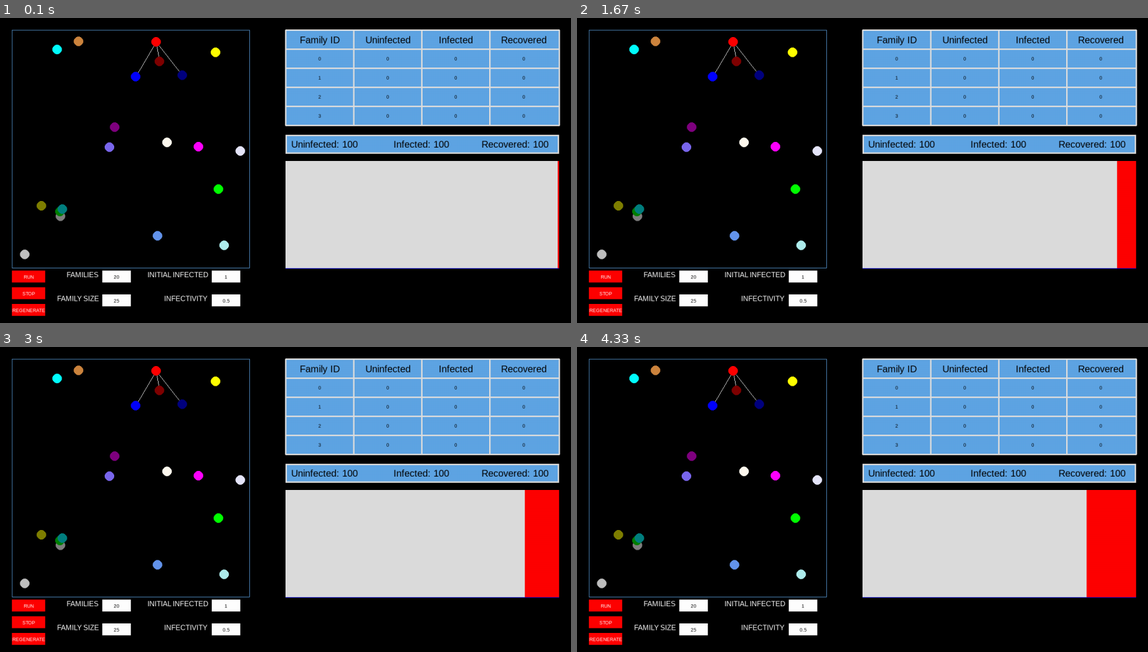
Above: before the commit, frames 1-4 (two rows, left to right).
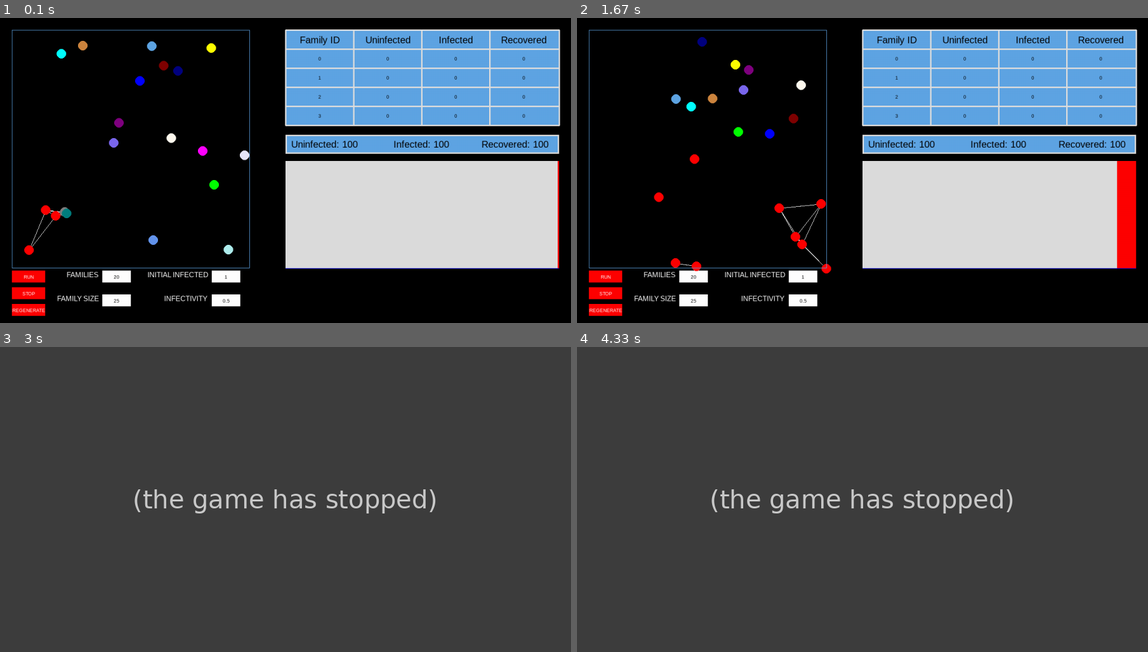
Above: after the commit, the same moments.

Repository: linyirun/EpidemicSimulator
Game: pygame game, started from main.py
Two runs of this game, one before a commit and one after it. Both use one fixed random seed, a clock stepped at 60 frames per second and the inputs below.
Inputs:
- Up to frame 1 (0.1 s): no input
- Up to frame 2 (1.67 s): no input
- Up to frame 3 (3 s): no input
- Up to frame 4 (4.33 s): no input

The runs differ from the first frame. In frame 1, 1.4% of the frame differs, in the area x 3-44%, y 6-80%; in frame 2, 1.8%; in frame 3, 99%, in the area x 0-100%, y 0-100%; in frame 4, 99%.
Error after the commit: AttributeError: 'NoneType' object has no attribute 'state' (simulation.py line 66); the game stopped at 1.78 s (later frames are placeholders)

Commit message:
backend almost done

Diff:
--- a/main.py
+++ b/main.py
@@ -516,6 +516,7 @@
 
         stacked_graph.update()
         stats_table.update()
+        simulation.frame()
 
         # nodes = []
         # NODES = 50
--- a/person_edge.py
+++ b/person_edge.py
@@ -38,12 +38,11 @@
     family_id: int
     state: SUSCEPTIBLE | INFECTED | RECOVERED
     location: list[int, int]
-    lastmove: [int, int]
+    move: [int, int]
     moving_distance: float
     speed: float
     close_contact: dict[int: Edge]
     family: dict[int: Edge]
-    infection_frame: Optional[int]  # the number of frame that this
 
     # initial location could be list of list as keeps list of moves [[0,0], [3,10]] initial should be starting point example 0,0
     def __init__(self, x: int, y: int, moving_distance: float, family_id: int, id: int):
@@ -56,7 +55,9 @@
         self.close_contact = {}
         self.infection_frame = Optional[int]
         self.id = id
-        self.frames_per_second = 24
+        moving_value = moving_distance / 2**0.5
+        direction = [-1, 1]
+        self.move = [int(random.choice(direction)*moving_value), int(random.choice(direction)*moving_value)]
 
     def make_move_brownian(self) -> None:
         """Makes random moves for person in a Brownian motion by updating location"""
@@ -89,7 +90,22 @@
         self.location = [int(x), int(y)]
         # self.last_move_time = time.time()
 
-    #def make_move(self):
+    def make_move(self):
+        next_x = self.location[0] + self.move[0]
+        next_y = self.location[1] + self.move[1]
+        if next_x > 500:
+            self.move[0] = -self.move[0]
+            next_x = 500 - (next_x-500)
+        if next_x < 0:
+            self.move[0] = -self.move[0]
+            next_x = -next_x
+        if next_y > 500:
+            self.move[1] = -self.move[1]
+            next_x = 500 - (next_y-500)
+        if next_y < 0:
+            self.move[1] = -self.move[1]
+            next_y = -next_y
+        self.location[0], self.location[1] = next_x, next_y
 
     def create_close_contact_edge(self, person: Person):
         """
--- a/simulation.py
+++ b/simulation.py
@@ -59,8 +59,8 @@
         self.frame_num += 1
         if len(self.simu_graph.recovered) < self.num_family * self.family_size:
             #move
-            # for person in self.simu_graph.infected | self.simu_graph.susceptible | self.simu_graph.recovered:
-            #     person.make_move(10.0)
+            for person in self.simu_graph.infected | self.simu_graph.susceptible | self.simu_graph.recovered:
+                person.make_move()
             #infect
             for person in self.infected:
                 person.state = INFECTED
